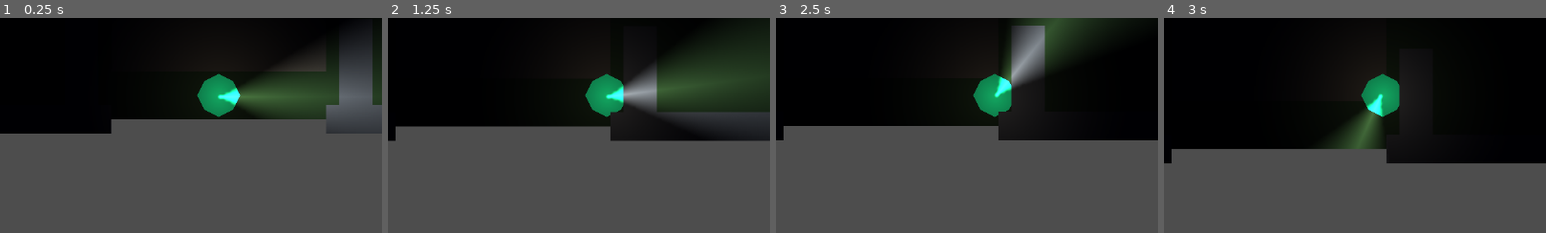
Above: before the commit, frames 1-4 (left to right).
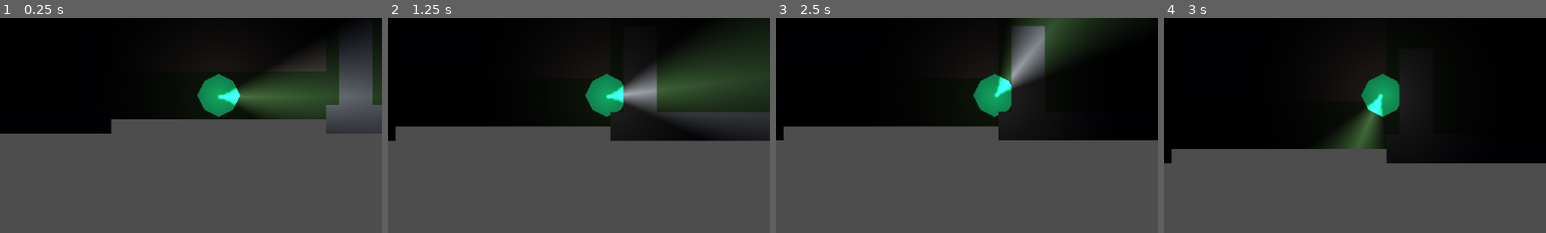
Above: after the commit, the same moments.

Repository: CodingCam-7/We-Lost-Dave
Game: Godot game, scene res://scenes/world.tscn
Two runs of this game, one before a commit and one after it. Both use one fixed random seed, a clock stepped at 60 frames per second and the inputs below. Sound files missing from this copy of the repository are replaced by a short silence.
Inputs (mouse positions are % of the whole screen's width and height, from its top left):
- Up to frame 1 (0.25 s): no input
- Up to frame 2 (1.25 s): tap Enter at 0.5 s; move the mouse to (72, 45) at 0.52 s; press the mouse at (72, 45) at 0.53 s; hold D (move_right) from 0.53 s (still down)
- Up to frame 3 (2.5 s): move the mouse to (30, 55) at 1.27 s; release D (move_right) at 1.28 s; release the mouse at (30, 55) at 1.28 s; hold S (move_down) 1.28-2.03 s; click (30, 55) at 1.35 s; tap Space at 2 s; move the mouse to (60, 28) at 2.02 s; press the mouse at (60, 28) at 2.03 s; hold D (move_right) from 2.03 s (still down)
- Up to frame 4 (3 s): tap Enter at 2.75 s; move the mouse to (45, 70) at 2.77 s; release D (move_right) at 2.78 s; release the mouse at (45, 70) at 2.78 s; hold W (move_up) from 2.78 s (still down); click (45, 70) at 2.85 s
The pictures show only the part of the screen within x 21-71%, y 32-82%; the shares and areas given below are measured in that part.

Frames 1-2 are identical in both runs. In frame 3, 0.3% of the frame differs, in the area x 2-71%, y 3-51%; in frame 4, nothing differs.

Commit message:
Step 3 — east wing and south rooms: dining, study, bedroom, bathroom, closet
Adds five rooms. LR east wall gapped for Dining Room. Foyer east/west
walls gapped for Bedroom and Study respectively. Bedroom owns the shared
east wall (x=500) with gaps to Bathroom and Closet. Bathroom owns its
south wall with a gap to Closet. Study and Bedroom each own the exterior
wall stub below the Foyer.

Co-Authored-By: Claude Sonnet 4.6 <noreply@anthropic.com>

Diff:
--- a/scripts/house_room.gd
+++ b/scripts/house_room.gd
@@ -8,6 +8,7 @@
 #
 #  STEP 1:  front yard · gate · path · porch · foyer · living room
 #  STEP 2:  kitchen · mudroom · pantry · garage  (west wing)
+#  STEP 3:  dining room (east wing) · study · bedroom · bathroom · closet (south)
 #  Remaining rooms will be added in subsequent steps.
 # ─────────────────────────────────────────────────────────────────────────────
 
@@ -22,6 +23,11 @@
 const COLOR_MUDROOM := Color(0.11, 0.10, 0.08)   # neutral dark
 const COLOR_PANTRY  := Color(0.09, 0.08, 0.06)   # very dark storage
 const COLOR_GARAGE  := Color(0.09, 0.09, 0.11)   # cold concrete grey
+const COLOR_DINING  := Color(0.14, 0.11, 0.08)   # warm dark — near living room
+const COLOR_STUDY   := Color(0.10, 0.09, 0.08)   # dim, intimate
+const COLOR_BEDROOM := Color(0.12, 0.09, 0.10)   # slightly mauve-dark
+const COLOR_BATHROOM := Color(0.10, 0.11, 0.12)  # cool blue-dark
+const COLOR_CLOSET  := Color(0.08, 0.07, 0.07)   # very dark
 
 var _enemy_scene := preload("res://scenes/enemy.tscn")
 
@@ -34,6 +40,11 @@
 	_build_mudroom()
 	_build_pantry()
 	_build_garage()
+	_build_dining_room()
+	_build_study()
+	_build_bedroom()
+	_build_bathroom()
+	_build_closet()
 	_spawn_enemies()
 	_start_ambient()
 
@@ -81,13 +92,19 @@
 #  Connections:
 #    north  → Living Room  gap x: -80 → 80  (wall owned by _build_living_room)
 #    south  → front door   gap x: -60 → 60
+#    east   → Bedroom      gap y: 300 → 400
+#    west   → Study        gap y: 300 → 400
 
 func _build_foyer() -> void:
 	_floor_rect(Rect2(-120, 250, 240, 220), COLOR_FOYER)
 
-	# East / west walls — full foyer height
-	_wall_v(250, 470,  120)
-	_wall_v(250, 470, -120)
+	# East wall — gap for Bedroom door (y:300→400)
+	_wall_v(250, 300,  120)
+	_wall_v(400, 470,  120)
+
+	# West wall — gap for Study door (y:300→400)
+	_wall_v(250, 300, -120)
+	_wall_v(400, 470, -120)
 
 	# South wall — front-door gap at x: -60 → 60
 	_wall_h(-120, -60, 470)
@@ -100,7 +117,7 @@
 #  x: -300 → 300   y: -250 → 250   (600 × 500)
 #  Connections:
 #    south  → Foyer         gap x: -80 → 80
-#    east   → Dining Room   stub (step 3)
+#    east   → Dining Room   gap y: -150 → -50
 #    west   → Kitchen       gap y: -200 → -100
 #    west   → Mudroom       gap y:   50 → 150
 #    north  → exterior wall (backyard step later)
@@ -111,8 +128,9 @@
 	# North wall — full (exterior for now)
 	_wall_h(-300, 300, -250)
 
-	# East wall — full (Dining Room stub)
-	_wall_v(-250, 250, 300)
+	# East wall — gap for Dining Room door (y:-150→-50)
+	_wall_v(-250, -150, 300)
+	_wall_v( -50,  250, 300)
 
 	# West wall — gaps for Kitchen door (y:-200→-100) and Mudroom door (y:50→150)
 	_wall_v(-250, -200, -300)
@@ -208,12 +226,124 @@
 	# East wall below Mudroom — Mudroom owns y:50→200, Garage owns y:200→470
 	_wall_v(200, 470, -630)
 
+# ── Dining Room ────────────────────────────────────────────────────────────────
+#
+#  x: 300 → 760   y: -380 → 50   (460 × 430)
+#  Connections:
+#    west → Living Room  gap y: -150 → -50  (wall owned by LR)
+
+func _build_dining_room() -> void:
+	_floor_rect(Rect2(300, -380, 460, 430), COLOR_DINING)
+
+	# North wall — exterior
+	_wall_h(300, 760, -380)
+
+	# East wall — exterior
+	_wall_v(-380, 50, 760)
+
+	# South wall — exterior
+	_wall_h(300, 760, 50)
+
+	# West wall owned by Living Room
+
+# ── Study ──────────────────────────────────────────────────────────────────────
+#
+#  x: -420 → -120   y: 250 → 560   (300 × 310)
+#  Connections:
+#    east → Foyer  gap y: 300 → 400  (wall owned by Foyer)
+
+func _build_study() -> void:
+	_floor_rect(Rect2(-420, 250, 300, 310), COLOR_STUDY)
+
+	# North wall — exterior west of LR (LR south wall covers x:-300→-120)
+	_wall_h(-420, -300, 250)
+
+	# West wall — exterior
+	_wall_v(250, 560, -420)
+
+	# South wall — exterior
+	_wall_h(-420, -120, 560)
+
+	# East wall below Foyer (Foyer owns y:250→470 with door gap; Study owns below)
+	_wall_v(470, 560, -120)
+
+# ── Bedroom ────────────────────────────────────────────────────────────────────
+#
+#  x: 120 → 500   y: 250 → 570   (380 × 320)
+#  Connections:
+#    west → Foyer     gap y: 300 → 400  (wall owned by Foyer)
+#    east → Bathroom  gap y: 280 → 360
+#    east → Closet    gap y: 460 → 530
+
+func _build_bedroom() -> void:
+	_floor_rect(Rect2(120, 250, 380, 320), COLOR_BEDROOM)
+
+	# North wall — exterior east of LR (LR south wall covers x:80→300)
+	_wall_h(300, 500, 250)
+
+	# South wall — exterior
+	_wall_h(120, 500, 570)
+
+	# West wall below Foyer (Foyer owns y:250→470 with door gap; Bedroom owns below)
+	_wall_v(470, 570, 120)
+
+	# East wall — gaps for Bathroom (y:280→360) and Closet (y:460→530)
+	_wall_v(250, 280, 500)
+	_wall_v(360, 460, 500)
+	_wall_v(530, 570, 500)
+
+# ── Bathroom ───────────────────────────────────────────────────────────────────
+#
+#  x: 500 → 710   y: 250 → 430   (210 × 180)
+#  Connections:
+#    west → Bedroom  gap y: 280 → 360  (wall owned by Bedroom)
+#    south → Closet  gap x: 540 → 610
+
+func _build_bathroom() -> void:
+	_floor_rect(Rect2(500, 250, 210, 180), COLOR_BATHROOM)
+
+	# North wall — exterior
+	_wall_h(500, 710, 250)
+
+	# East wall — exterior
+	_wall_v(250, 430, 710)
+
+	# South wall — gap for Closet door at x: 540 → 610
+	_wall_h(500, 540, 430)
+	_wall_h(610, 710, 430)
+
+	# West wall owned by Bedroom
+
+# ── Closet ─────────────────────────────────────────────────────────────────────
+#
+#  x: 500 → 630   y: 430 → 570   (130 × 140)
+#  Connections:
+#    north → Bathroom  gap x: 540 → 610  (wall owned by Bathroom)
+#    west  → Bedroom   gap y: 460 → 530  (wall owned by Bedroom)
+
+func _build_closet() -> void:
+	_floor_rect(Rect2(500, 430, 130, 140), COLOR_CLOSET)
+
+	# East wall — exterior
+	_wall_v(430, 570, 630)
+
+	# South wall — exterior
+	_wall_h(500, 630, 570)
+
+	# North wall owned by Bathroom; west wall owned by Bedroom
+
 # ── Enemies ────────────────────────────────────────────────────────────────────
 
 func _spawn_enemies() -> void:
 	for pos in [
 		Vector2( 200,  130),   # living room — east corner
 		Vector2(-180,  -90),   # living room — west area
+		Vector2(-480, -200),   # kitchen
+		Vector2(-540,  100),   # mudroom
+		Vector2(-950,  250),   # garage
+		Vector2(-720,  -25),   # pantry
+		Vector2(  40,  360),   # foyer
+		Vector2( 300,  820),   # front yard
 	]:
 		var enemy := _enemy_scene.instantiate()
 		add_child(enemy)
